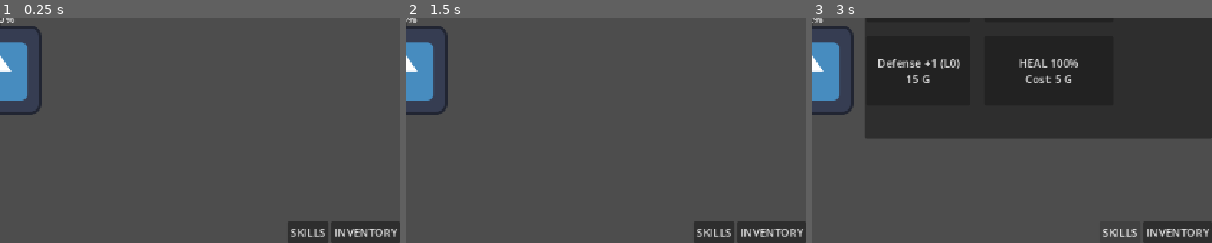
Above: before the commit, frames 1-3 (left to right).
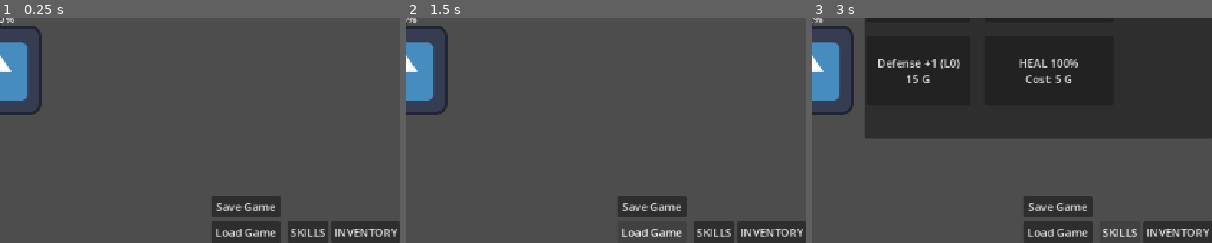
Above: after the commit, the same moments.

Repository: artuq/LootClicker
Game: Godot game, scene res://node_2d.tscn
Two runs of this game, one before a commit and one after it. Both use one fixed random seed, a clock stepped at 60 frames per second and the inputs below. The engine's default icon, where the game draws it, is replaced by a stand-in: a white triangle on a blue panel in a dark square.
Inputs (mouse positions are % of the whole screen's width and height, from its top left):
- Up to frame 1 (0.25 s): no input
- Up to frame 2 (1.5 s): click (81, 92) at 0.5 s, where only the run after the commit has a clickable "Save Game"; click (81, 98) at 1.25 s, where only the run after the commit has a clickable "Load Game"
- Up to frame 3 (3 s): click "INVENTORY" at 2 s; click "SKILLS" at 2.75 s
The pictures show only the part of the screen within x 50-100%, y 50-100%; the shares and areas given below are measured in that part.

The runs differ from the first frame. In frame 1, 3.0% of the frame differs, in the area x 53-71%, y 79-100%; in frame 2, 1.7%; in frame 3, 3.0%.
Error after the commit: Invalid access to property or key 'items' on a base object of type 'Node (PlayerStats)'. (res://BattleManager.gd:94)

Commit message:
please push updates

Diff:
--- a/BattleManager.gd
+++ b/BattleManager.gd
@@ -230,3 +230,11 @@
 		lbl.global_position = enemy_sprite.global_position + Vector2(randf_range(-20, 20), -50)
 	else:
 		lbl.global_position = hp_label.global_position + Vector2(40, 40)
+
+func _on_save_button_pressed():
+	save_game()
+	print("Game saved!")
+
+func _on_load_button_pressed():
+	load_game()
+	print("Game loaded!")
--- a/node_2d.tscn
+++ b/node_2d.tscn
@@ -180,6 +180,20 @@
 theme_override_styles/focus = SubResource("StyleBoxEmpty_d21ai")
 action_mode = 0
 
+[node name="SaveButton" type="Button" parent="CanvasLayer"]
+offset_left = 880.0
+offset_top = 580.0
+offset_right = 980.0
+offset_bottom = 611.0
+text = "Save Game"
+
+[node name="LoadButton" type="Button" parent="CanvasLayer"]
+offset_left = 880.0
+offset_top = 617.0
+offset_right = 980.0
+offset_bottom = 648.0
+text = "Load Game"
+
 [connection signal="pressed" from="CanvasLayer/NextLevelButton" to="BattleManager" method="_on_next_level_button_pressed"]
 [connection signal="pressed" from="CanvasLayer/SkillTreeWindow/VBoxContainer/GridContainer/BtnStr" to="CanvasLayer/SkillTreeWindow" method="_on_btn_str_pressed"]
 [connection signal="pressed" from="CanvasLayer/SkillTreeWindow/VBoxContainer/GridContainer/BtnCrit" to="CanvasLayer/SkillTreeWindow" method="_on_btn_crit_pressed"]
@@ -188,3 +202,5 @@
 [connection signal="pressed" from="CanvasLayer/SkillTreeWindow/VBoxContainer/GridContainer/BtnDef" to="BattleManager" method="_on_btn_def_pressed"]
 [connection signal="pressed" from="CanvasLayer/SkillTreeWindow/VBoxContainer/GridContainer/BtnHeal" to="CanvasLayer/SkillTreeWindow" method="_on_btn_heal_pressed"]
 [connection signal="pressed" from="CanvasLayer/ClickArea" to="BattleManager" method="_on_click_area_pressed"]
+[connection signal="pressed" from="CanvasLayer/SaveButton" to="BattleManager" method="_on_save_button_pressed"]
+[connection signal="pressed" from="CanvasLayer/LoadButton" to="BattleManager" method="_on_load_button_pressed"]
